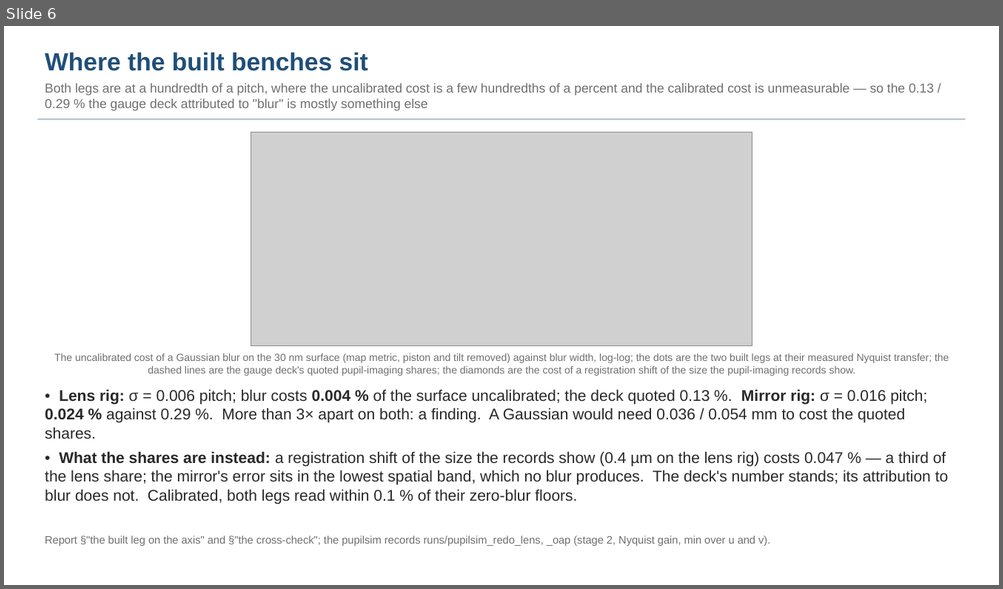
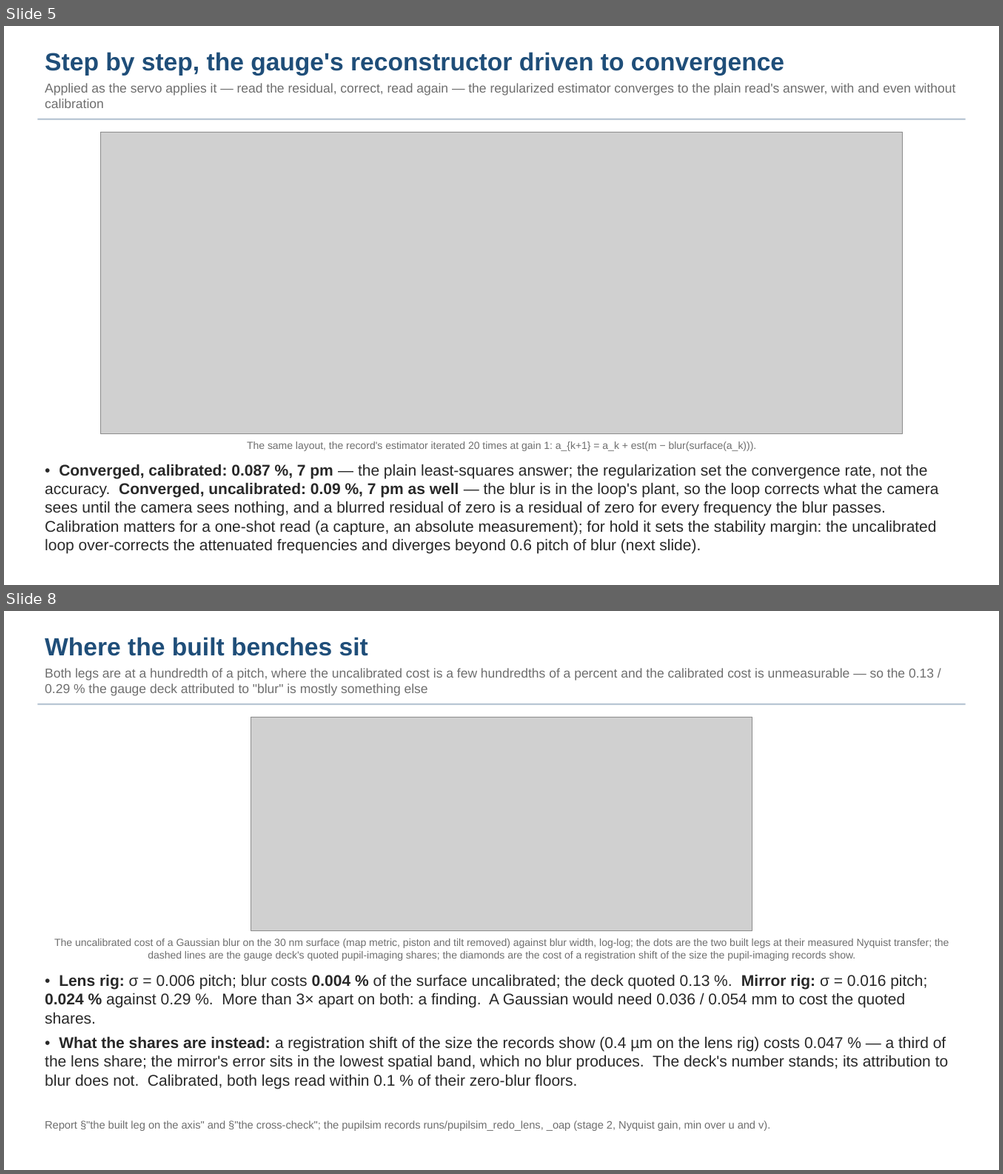
Before and after one commit to nasa-jpl/macos, a slide deck: demo_session/deck_blur.pptx. Shown one above the other, each under a label of ours: slide 6 before the commit, slides 5 and 8 after it; the slides between them are not shown. The pictures are 1003x589 and 1003x1174 pixels, drawn with LibreOffice and Linux fonts; fonts in the diff are those of the drawing; grey boxes stand for pictures. Boxes give left, top, right and bottom in pixels: in the first picture for what was removed or moved away, otherwise in the second. Text is boxed around its words. In the diff, an @@ line names an element or a change of style, - is before the commit and + after.

```diff
--- a/demo_session/deck_blur.pptx
+++ b/demo_session/deck_blur.pptx
@@ slide 5 added at <box>4,26,999,585</box>, background #FFFFFF @@
@@ text added at <box>45,52,955,108</box>, 12.5 pt, text #6E6E6E @@
+Step by step, the gauge's reconstructor driven to convergence
+Applied as the servo applies it — read the residual, correct, read again — the regularized estimator converges to the plain read's answer, with and even without calibration
@@ rectangle added at <box>37,118,965,120</box>, fill #B8C6D4 @@
@@ picture added at <box>100,132,902,434</box> @@
@@ text added at <box>247,442,757,452</box>, 10 pt, text #6E6E6E @@
+The same layout, the record's estimator iterated 20 times at gain 1: a_{k+1} = a_k + est(m − blur(surface(a_k))).
@@ text added at <box>45,464,939,554</box>, 15 pt, text #282828 @@
+• Converged, calibrated: 0.087 %, 7 pm — the plain least-squares answer; the regularization set the convergence rate, not the accuracy. Converged, uncalibrated: 0.09 %, 7 pm as well — the blur is in the loop's plant, so the loop corrects what the camera sees until the camera sees nothing, and a blurred residual of zero is a residual of zero for every frequency the blur passes. Calibration matters for a one-shot read (a capture, an absolute measurement); for hold it sets the stability margin: the uncalibrated loop over-corrects the attenuated frequencies and diverges beyond 0.6 pitch of blur (next slide).
@@ what was slide 6 is now slide 8 @@
```
Also in this commit, not shown: 6 slides changed, 2 other slides added, 1 slide removed, 7 other files.
